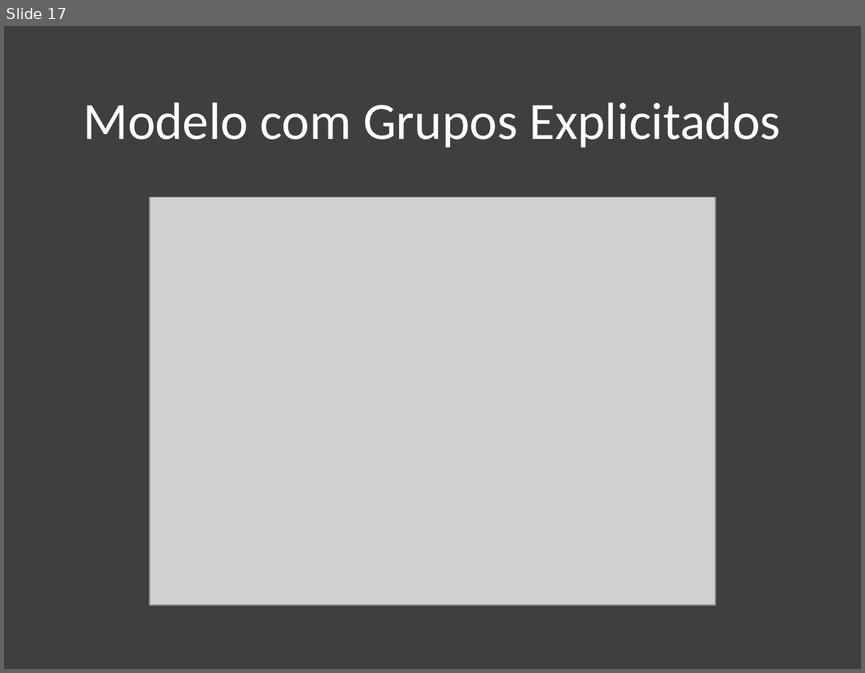
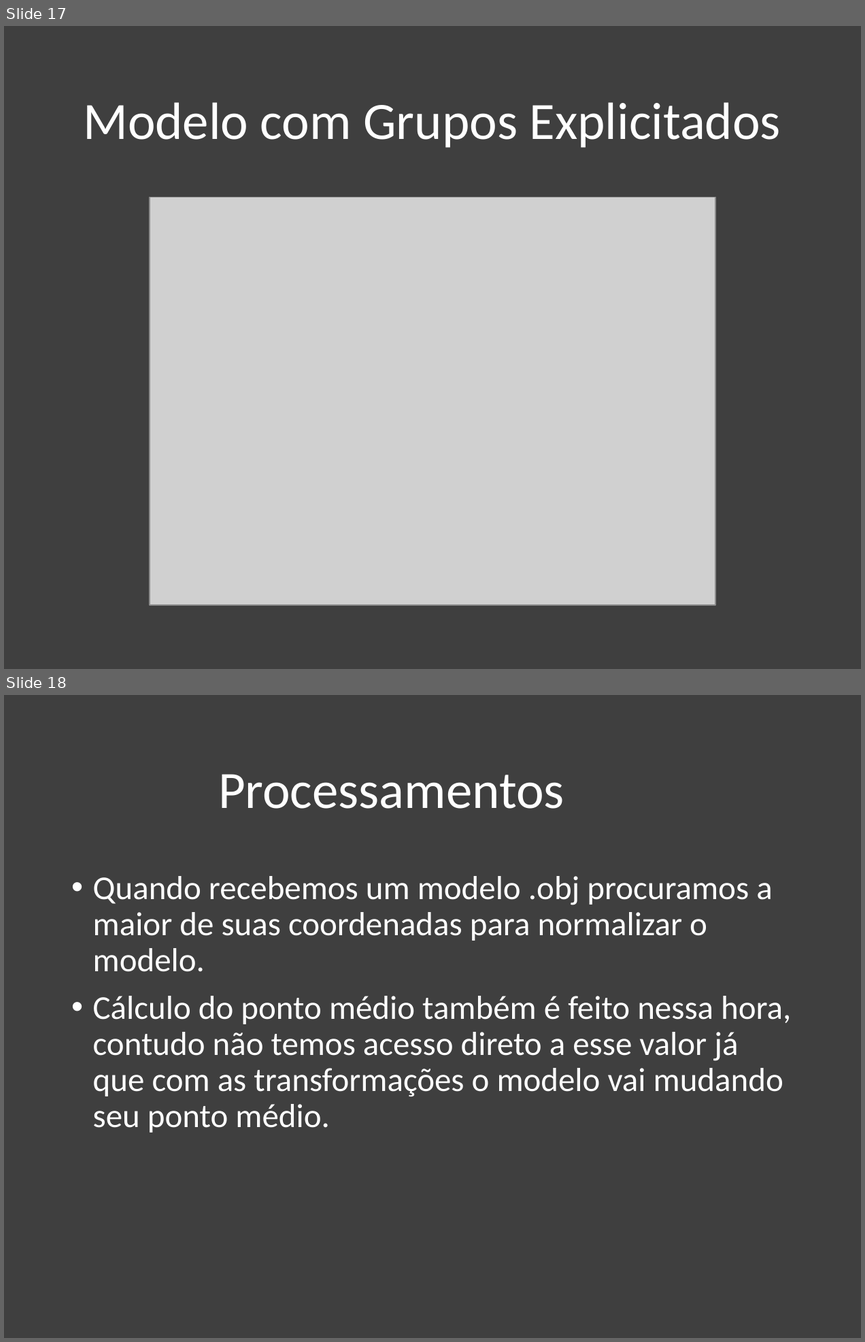
Before and after one commit to danisson/final-cg1, a slide deck: apresentação/Trabalho de CG1.pptx. Shown one above the other, each under a label of ours: slide 17 before the commit, slides 17 and 18 after it. The pictures are 865x673 and 865x1342 pixels, drawn with LibreOffice and Linux fonts; fonts in the diff are those of the drawing; grey boxes stand for pictures. Boxes give left, top, right and bottom in pixels: in the first picture for what was removed or moved away, otherwise in the second. Text is boxed around its words. In the diff, an @@ line names an element or a change of style, - is before the commit and + after.

```diff
--- a/apresentação/Trabalho de CG1.pptx
+++ b/apresentação/Trabalho de CG1.pptx
@@ slide 18 added at (4,695,861,1338), background #3F3F3F @@
@@ title added at (218,774,564,809), 44 pt, text #FFFFFF @@
+Processamentos
@@ text added at (93,876,791,1132), 28 pt, text #FFFFFF @@
+• Quando recebemos um modelo .obj procuramos a maior de suas coordenadas para normalizar o modelo.
+• Cálculo do ponto médio também é feito nessa hora, contudo não temos acesso direto a esse valor já que com as transformações o modelo vai mudando seu ponto médio.
```
Also in this commit, not shown: 3 slides changed, 3 other slides added, 1 other file.
